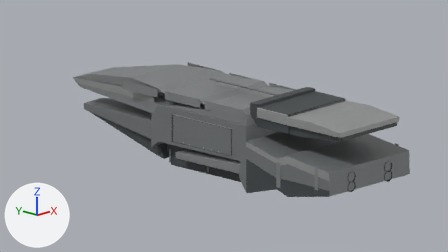
A saved change to the Blender file References/CCAFleet/crccarr/crccarr.blend.
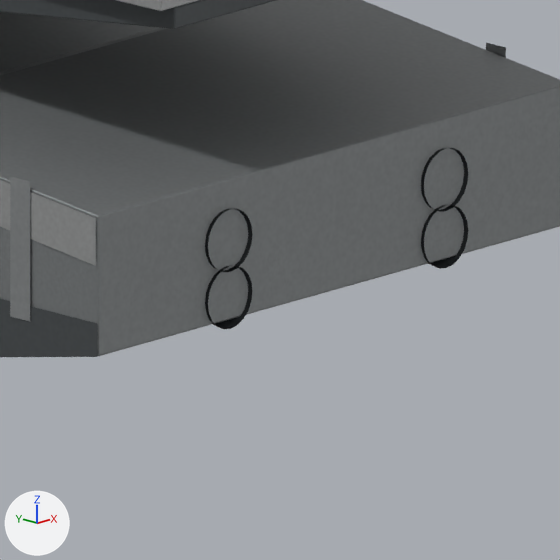
Each version is shown from the file's camera 'Concept side', then close up on the part from 70% to 91% of the width and 54% to 92% of the height. Every picture has the same lights, and +X, +Y and +Z are marked at lower left. The first two pictures are the older version.

Objects in the first close-up: 'CCA fork-bow carrier'.
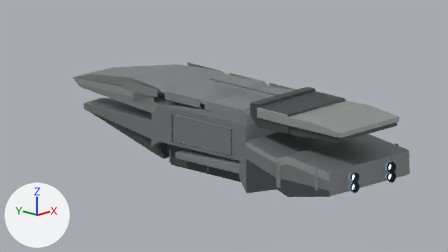
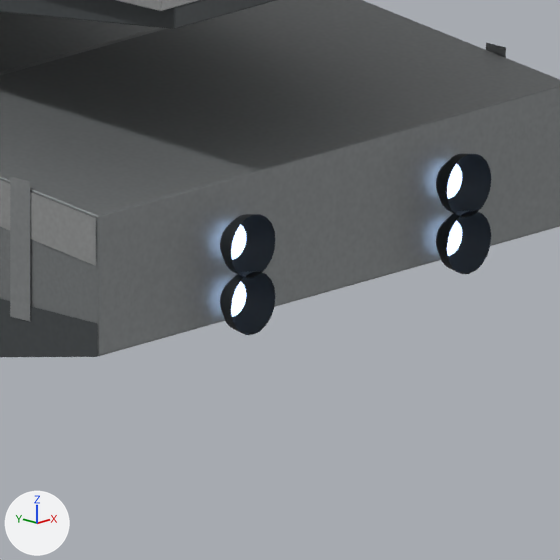
What changed in the scene script:
```text
Change me_upper_fork___stepped_dorsal_hull:
    used by ob_cca_fork_bow_carrier; location = (0.0, 0.0, 0.0)
    remove me_upper_fork___stepped_dorsal_hull.from_pydata(...)  # 1244 vertices, 941 faces; spans x -35.0..35.0, y -120.0..119.0, z -25.0..28.0
    add me_upper_fork___stepped_dorsal_hull.from_pydata(...)  # 1244 vertices, 941 faces; spans x -35.0..35.0, y -123.0..119.0, z -25.0..28.0
    me_upper_fork___stepped_dorsal_hull part 1: the loose piece of 60 vertices spanning x -19.0..-13.0, y -120.0..-117.0, z -9.0..-3.0 is moved by (0.0, -3.0, 0.0)
    me_upper_fork___stepped_dorsal_hull part 2: the loose piece of 20 vertices spanning x -18.0..-14.0, y -117.0, z -8.0..-4.0 is moved by (0.0, -3.0, 0.0)
    me_upper_fork___stepped_dorsal_hull part 3: the loose piece of 60 vertices spanning x 13.0..19.0, y -120.0..-117.0, z -9.0..-3.0 is moved by (0.0, -3.0, 0.0)
    me_upper_fork___stepped_dorsal_hull part 4: the loose piece of 20 vertices spanning x 14.0..18.0, y -117.0, z -8.0..-4.0 is moved by (0.0, -3.0, 0.0)
    me_upper_fork___stepped_dorsal_hull part 5: the loose piece of 60 vertices spanning x -19.0..-13.0, y -120.0..-117.0, z -15.0..-9.0 is moved by (0.0, -3.0, 0.0)
    me_upper_fork___stepped_dorsal_hull part 6: the loose piece of 20 vertices spanning x -18.0..-14.0, y -117.0, z -14.0..-10.0 is moved by (0.0, -3.0, 0.0)
    me_upper_fork___stepped_dorsal_hull part 7: the loose piece of 60 vertices spanning x 13.0..19.0, y -120.0..-117.0, z -15.0..-9.0 is moved by (0.0, -3.0, 0.0)
    me_upper_fork___stepped_dorsal_hull part 8: the loose piece of 20 vertices spanning x 14.0..18.0, y -117.0, z -14.0..-10.0 is moved by (0.0, -3.0, 0.0)
```

Boxes (x1, y1, x2, y2) around the edits, measured in the close-ups (560 x 560 px; the box of a moved part takes in the faces that stretch with it):
part 1 of me_upper_fork___stepped_dorsal_hull, moved or reshaped
    before: (205, 209, 252, 272)
    after: (220, 214, 275, 278)
part 2 of me_upper_fork___stepped_dorsal_hull, moved or reshaped (not visible before)
    after: (231, 224, 246, 260)
part 3 of me_upper_fork___stepped_dorsal_hull, moved or reshaped
    before: (421, 148, 468, 212)
    after: (436, 154, 491, 217)
part 4 of me_upper_fork___stepped_dorsal_hull, moved or reshaped (not visible before)
    after: (447, 164, 462, 199)
part 5 of me_upper_fork___stepped_dorsal_hull, moved or reshaped
    before: (205, 266, 252, 329)
    after: (220, 271, 275, 335)
part 6 of me_upper_fork___stepped_dorsal_hull, moved or reshaped (not visible before)
    after: (231, 281, 246, 317)
part 7 of me_upper_fork___stepped_dorsal_hull, moved or reshaped
    before: (421, 205, 468, 269)
    after: (436, 211, 491, 274)
part 8 of me_upper_fork___stepped_dorsal_hull, moved or reshaped (not visible before)
    after: (447, 221, 462, 256)
